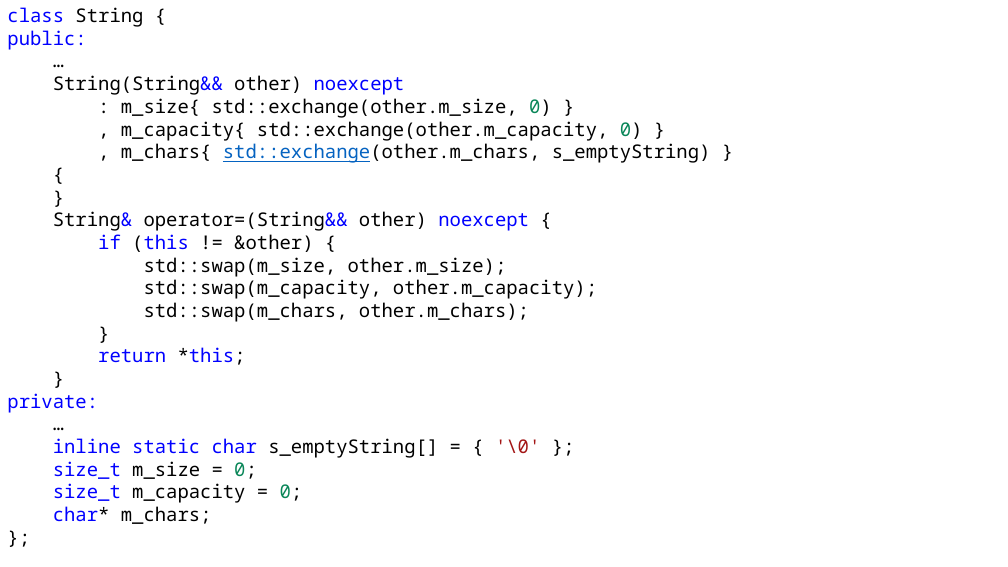
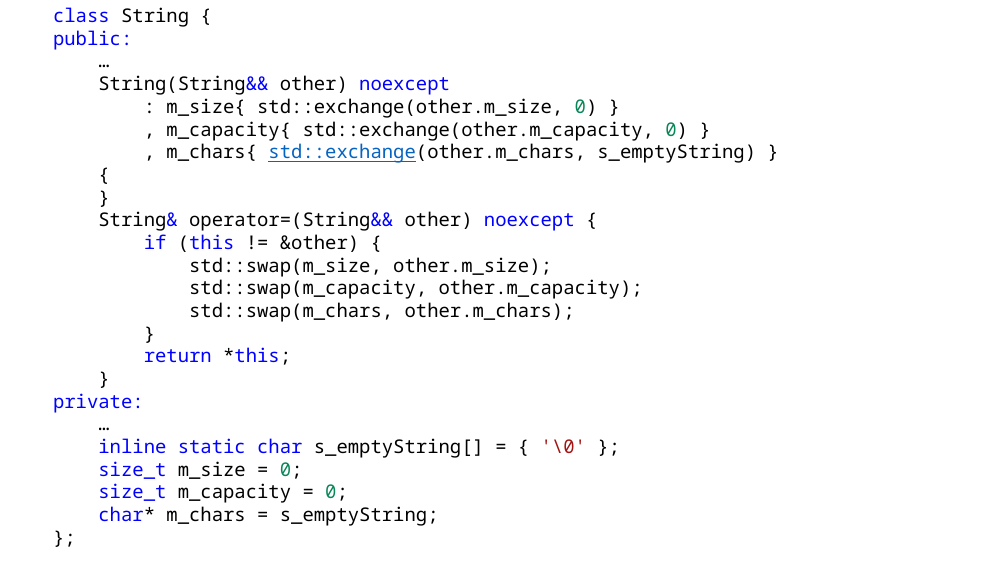
Before and after one commit to alexey-malov/oop, a slide deck: slide 146 of lectures/02/Основы ООП.pptx (slide 148 before the commit). Drawn at 1008x567 pixels with LibreOffice and Linux fonts; fonts in the diff are those of the drawing. Boxes give left, top, right and bottom in pixels: in the first picture for what was removed or moved away, otherwise in the second. Text is boxed around its words. In the diff, an @@ line names an element or a change of style, - is before the commit and + after.

```diff
--- a/lectures/02/Основы ООП.pptx
+++ b/lectures/02/Основы ООП.pptx
@@ text "class String {": place and size @@
-text "class String {" at (7, 7, 711, 524)
+text "class String {" at (53, 7, 756, 526)
@@ text at (98, 506, 439, 526): text changed @@
-char* m_chars;
+char* m_chars = s_emptyString;
```
Also in this commit, not shown: 13 other slides changed, 11 slides added, 11 slides removed.
